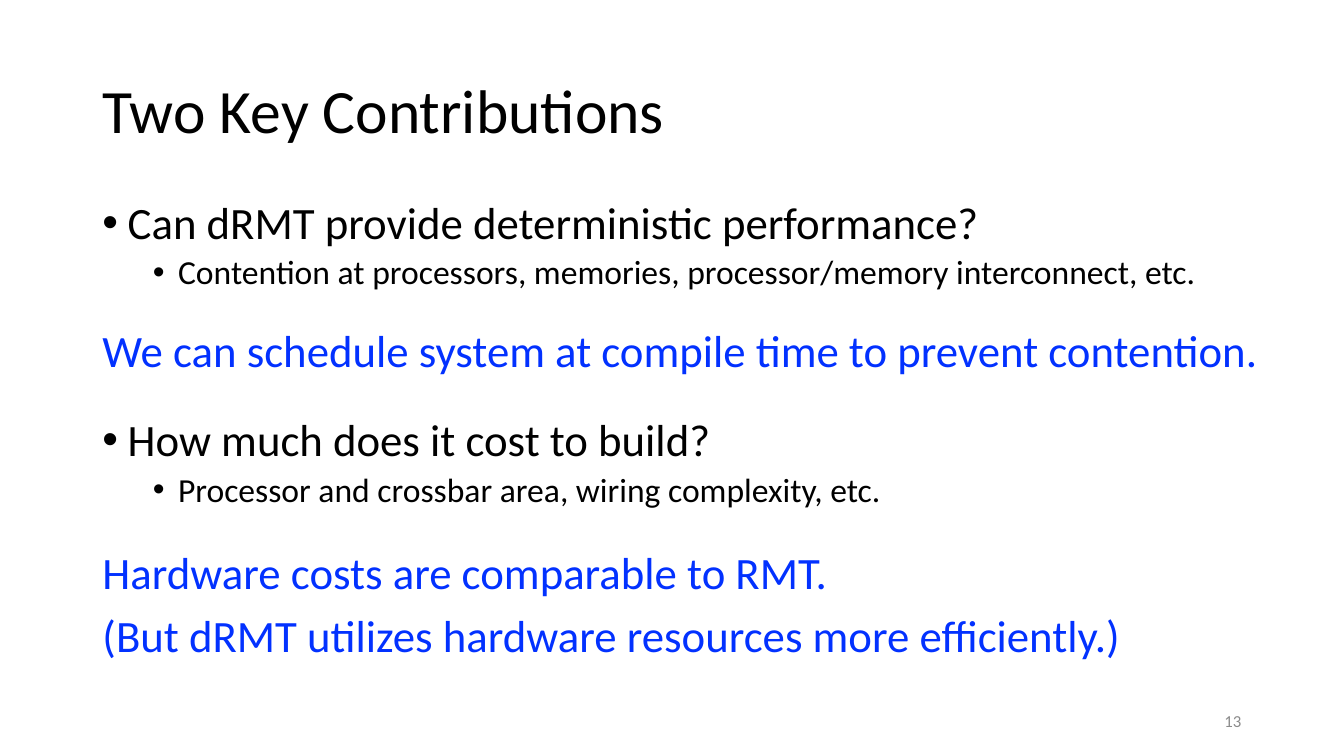
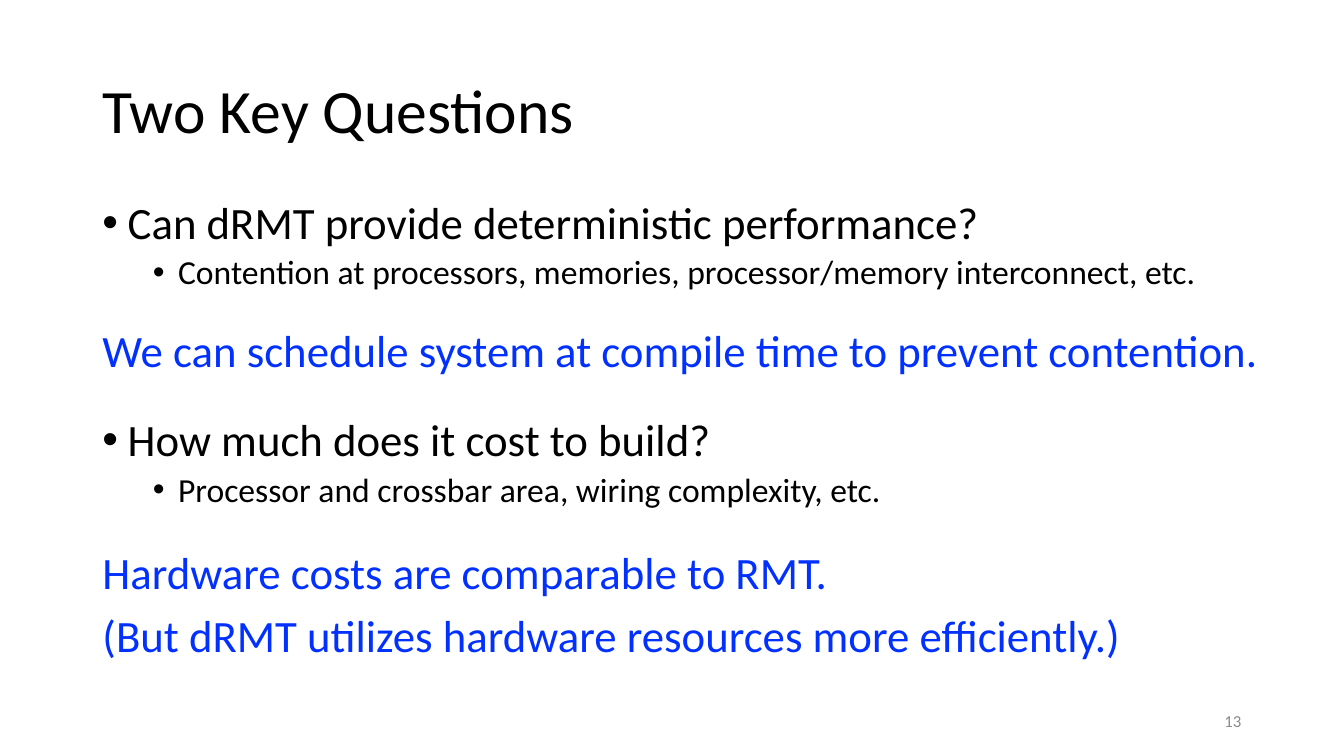
Before and after one commit to anirudhSK/drmt_talk, a slide deck: slide 13 of drmt.pptx. Drawn at 1344x756 pixels with LibreOffice and Linux fonts; fonts in the diff are those of the drawing. Boxes give left, top, right and bottom in pixels: in the first picture for what was removed or moved away, otherwise in the second. Text is boxed around its words. In the diff, an @@ line names an element or a change of style, - is before the commit and + after.

```diff
--- a/drmt.pptx
+++ b/drmt.pptx
@@ title at bbox=[102, 90, 574, 143]: text changed @@
-Two Key Contributions
+Two Key Questions
```
Also in this commit, not shown: 5 other slides changed.
